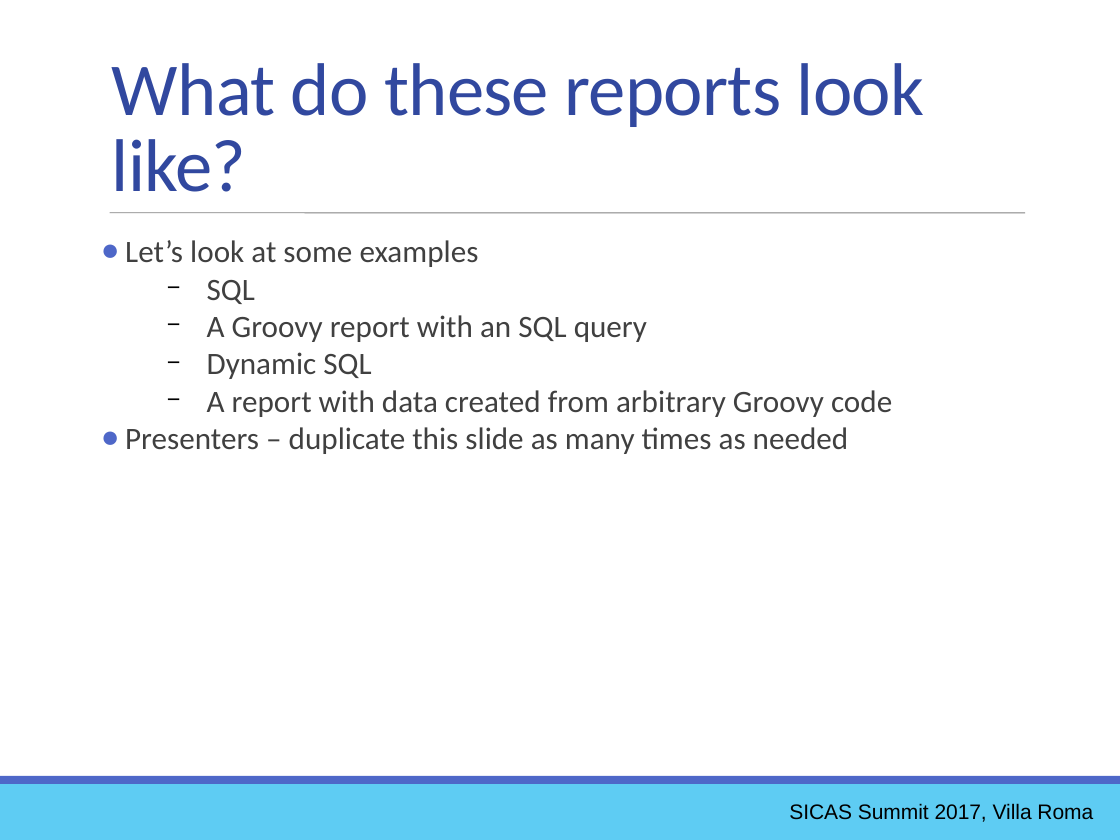
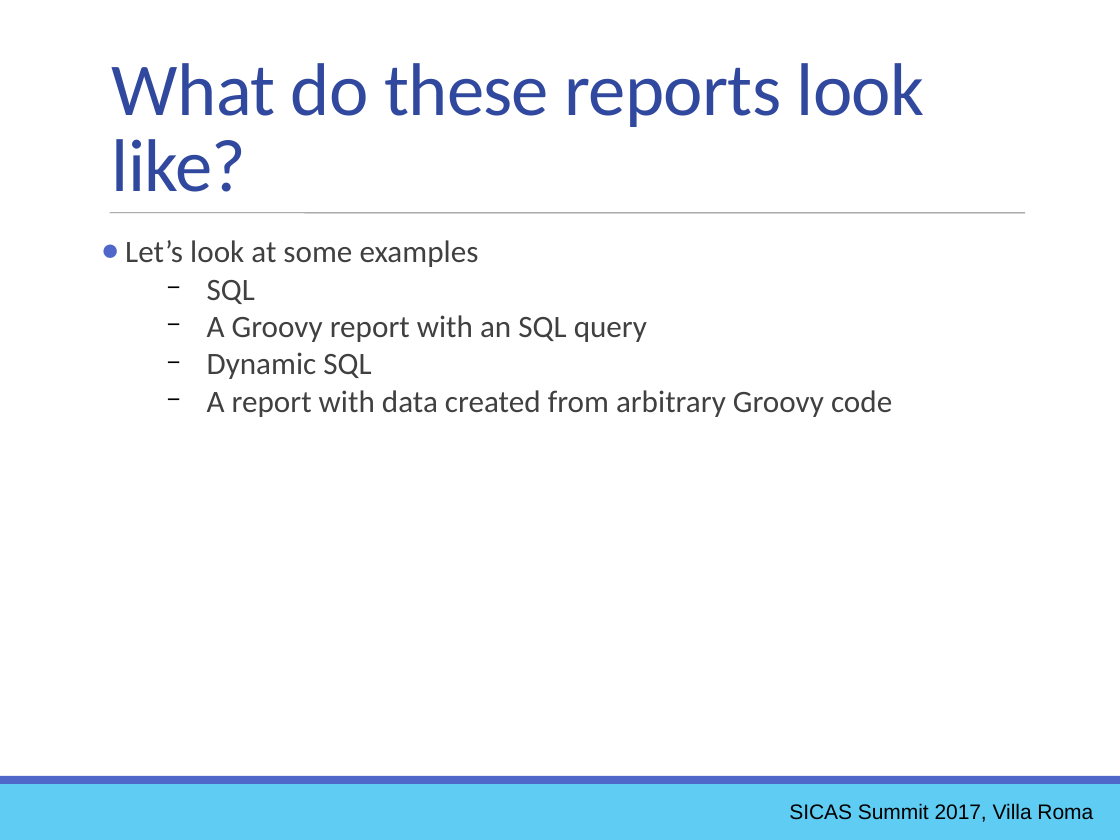
Before and after one commit to ewcole/simple_report, a slide deck: slide 11 of docs/SICAS_2017/Cole_Drop-In Reporting with Groovy.pptx. Drawn at 1120x840 pixels with LibreOffice and Linux fonts; fonts in the diff are those of the drawing. Boxes give left, top, right and bottom in pixels: in the first picture for what was removed or moved away, otherwise in the second. Text is boxed around its words. In the diff, an @@ line names an element or a change of style, - is before the commit and + after.

```diff
--- a/docs/SICAS_2017/Cole_Drop-In Reporting with Groovy.pptx
+++ b/docs/SICAS_2017/Cole_Drop-In Reporting with Groovy.pptx
@@ text at [125,427,849,454]: paragraph removed @@
-● Presenters – duplicate this slide as many times as needed
```
Also in this commit, not shown: 9 other slides changed, 2 slides added, 3 slides removed, 1 other file.
